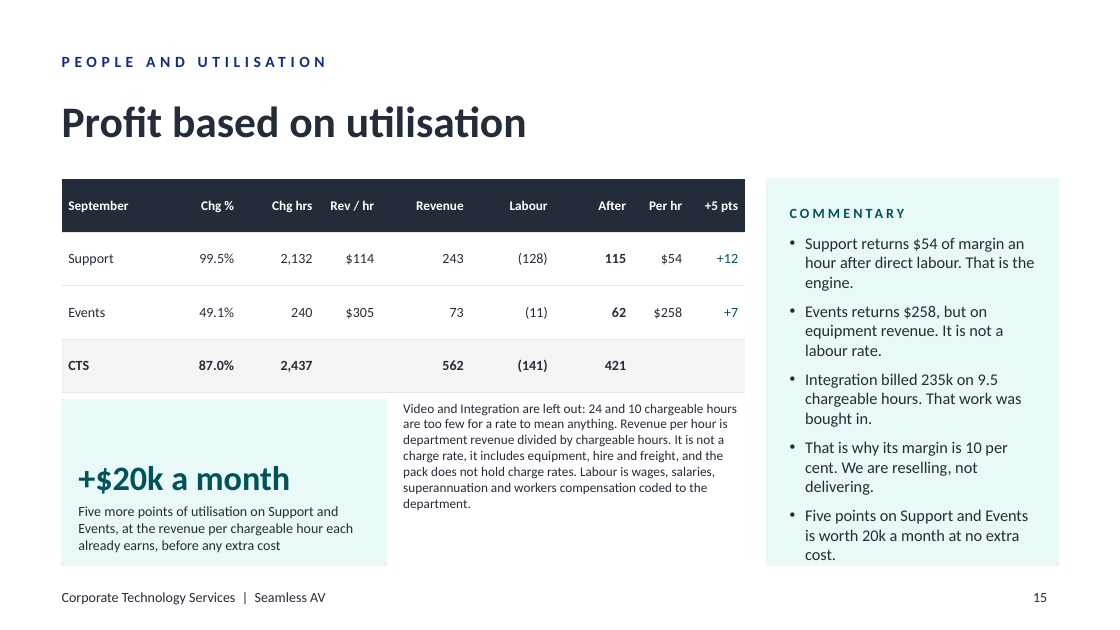
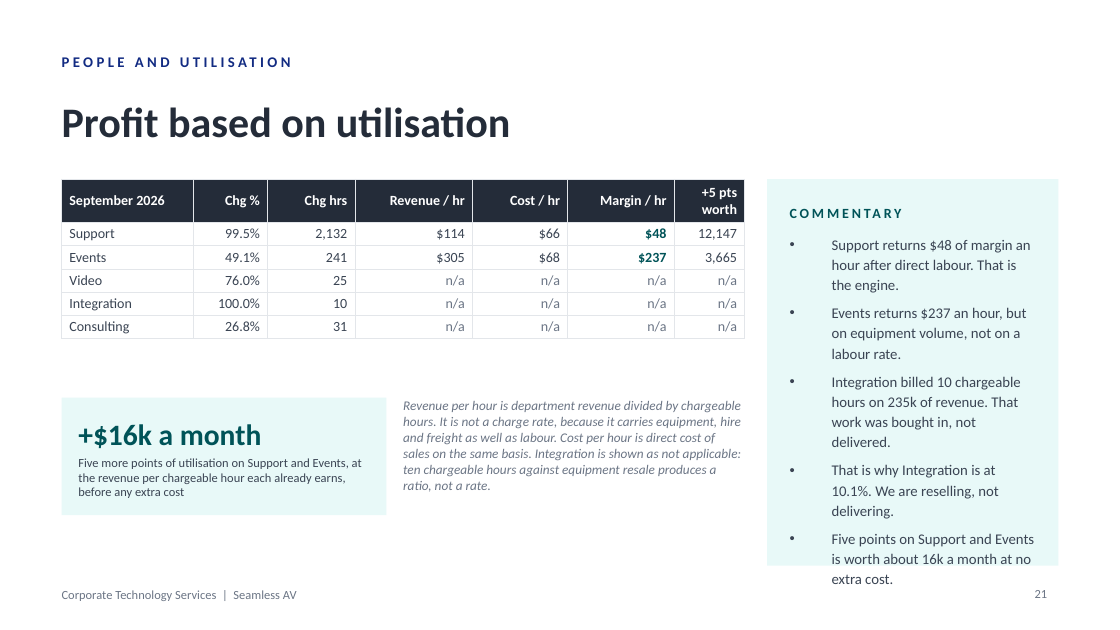
Before and after one commit to WesleyNelson-O33/Claude, a slide deck: slide 21 of deck/CTS Monthly Business Review - September 2026.pptx (slide 15 before the commit). Drawn at 1120x630 pixels with LibreOffice and Linux fonts; fonts in the diff are those of the drawing; background and template pictures are left out. Boxes give left, top, right and bottom in pixels: in the first picture for what was removed or moved away, otherwise in the second. Text is boxed around its words. In the diff, an @@ line names an element or a change of style, - is before the commit and + after.

```diff
--- a/deck/CTS Monthly Business Review - September 2026.pptx
+++ b/deck/CTS Monthly Business Review - September 2026.pptx
@@ text "PEOPLE AND UTILISATION" at box(62, 45, 846, 78): size 10 to 9.5 pt, letter spacing 3 to 2.2 pt; less space between paragraphs @@
@@ text "Profit based on utilisation" at box(62, 107, 510, 138): size 28 to 27 pt @@
@@ table at box(62, 179, 745, 338) @@
-September | Chg % | Chg hrs | Rev / hr | Revenue | Labour | After | Per hr | +5 pts
-Support | 99.5% | 2,132 | $114 | 243 | (128) | 115 | $54 | +12
-Events | 49.1% | 240 | $305 | 73 | (11) | 62 | $258 | +7
-CTS | 87.0% | 2,437 |  | 562 | (141) | 421 |  | 
+September 2026 | Chg % | Chg hrs | Revenue / hr | Cost / hr | Margin / hr | +5 pts worth
+Support | 99.5% | 2,132 | $114 | $66 | $48 | 12,147
+Events | 49.1% | 241 | $305 | $68 | $237 | 3,665
+Video | 76.0% | 25 | n/a | n/a | n/a | n/a
+Integration | 100.0% | 10 | n/a | n/a | n/a | n/a
+Consulting | 26.8% | 31 | n/a | n/a | n/a | n/a
@@ rectangle at box(767, 179, 1058, 566): outline #E8F9F8 1 pt to none @@
@@ text "COMMENTARY" at box(790, 199, 1036, 227): letter spacing 2 to 1.8 pt @@
@@ text at box(832, 240, 1034, 584): text changed; size 10.5 to 9.5 pt; text colour #242C39 to #3A4453 @@
-• Support returns $54 of margin an hour after direct labour. That is the engine.
-• Events returns $258, but on equipment revenue. It is not a labour rate.
-• Integration billed 235k on 9.5 chargeable hours. That work was bought in.
-• That is why its margin is 10 per cent. We are reselling, not delivering.
-• Five points on Support and Events is worth 20k a month at no extra cost.
+• Support returns $48 of margin an hour after direct labour. That is the engine.
+• Events returns $237 an hour, but on equipment volume, not on a labour rate.
+• Integration billed 10 chargeable hours on 235k of revenue. That work was bought in, not delivered.
+• That is why Integration is at 10.1%. We are reselling, not delivering.
+• Five points on Support and Events is worth about 16k a month at no extra cost.
@@ rectangle at box(62, 398, 386, 515): outline #E8F9F8 1 pt to none @@
@@ rectangle: place and size @@
-rectangle at box(62, 400, 386, 566)
+rectangle at box(62, 398, 386, 515)
@@ text "+$16k a month" at box(78, 424, 261, 448): vertical alignment bottom to middle @@
@@ text at box(403, 401, 741, 492): text changed; text colour #242C39 to #6B7585; italic on @@
-Video and Integration are left out: 24 and 10 chargeable hours are too few for a rate to mean anything. Revenue per hour is department revenue divided by chargeable hours. It is not a charge rate, it includes equipment, hire and freight, and the pack does not hold charge rates. Labour is wages, salaries, superannuation and workers compensation coded to the department.
+Revenue per hour is department revenue divided by chargeable hours. It is not a charge rate, because it carries equipment, hire and freight as well as labour. Cost per hour is direct cost of sales on the same basis. Integration is shown as not applicable: ten chargeable hours against equipment resale produces a ratio, not a rate.
@@ text at box(78, 424, 261, 448): text changed; size 22 to 19 pt @@
-+$20k a month
++$16k a month
@@ text "Five more points of utilisation ...": place and size @@
-text "Five more points of utilisation ..." at box(78, 506, 353, 552)
+text "Five more points of utilisation ..." at box(78, 458, 362, 498)
@@ text "Five more points of utilisation ..." at box(78, 458, 362, 498): size 9 to 8 pt, text colour #242C39 to #3A4453 @@
@@ text "Corporate Technology Services | Seamless ..." at box(62, 590, 297, 601): size 9 to 8 pt, text colour #242C39 to #6B7585 @@
@@ page number removed at box(1033, 593, 1047, 602) @@
-15
@@ page number added at box(1035, 590, 1048, 598), 8 pt, text #6B7585 @@
+21
```
Also in this commit, not shown: 13 other slides changed, 11 slides added, 4 slides removed, 11 other files.
